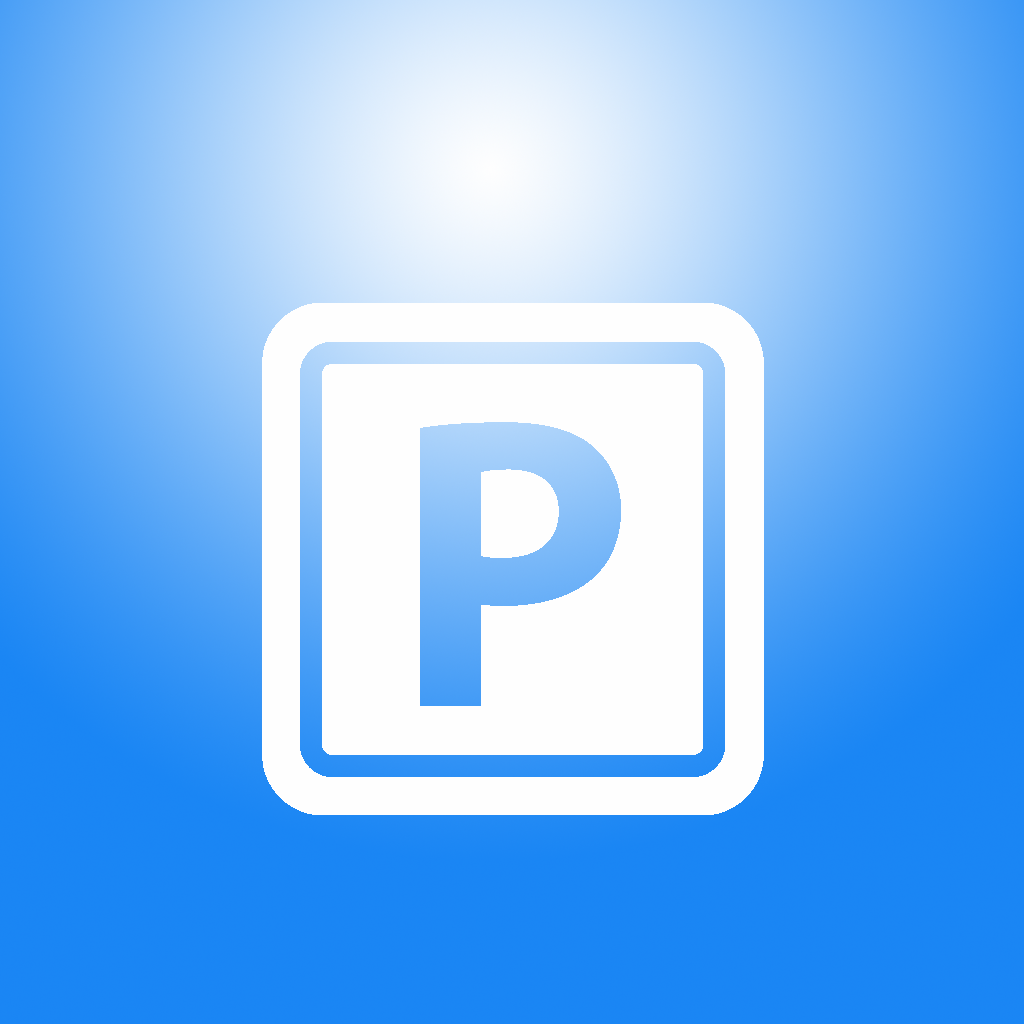
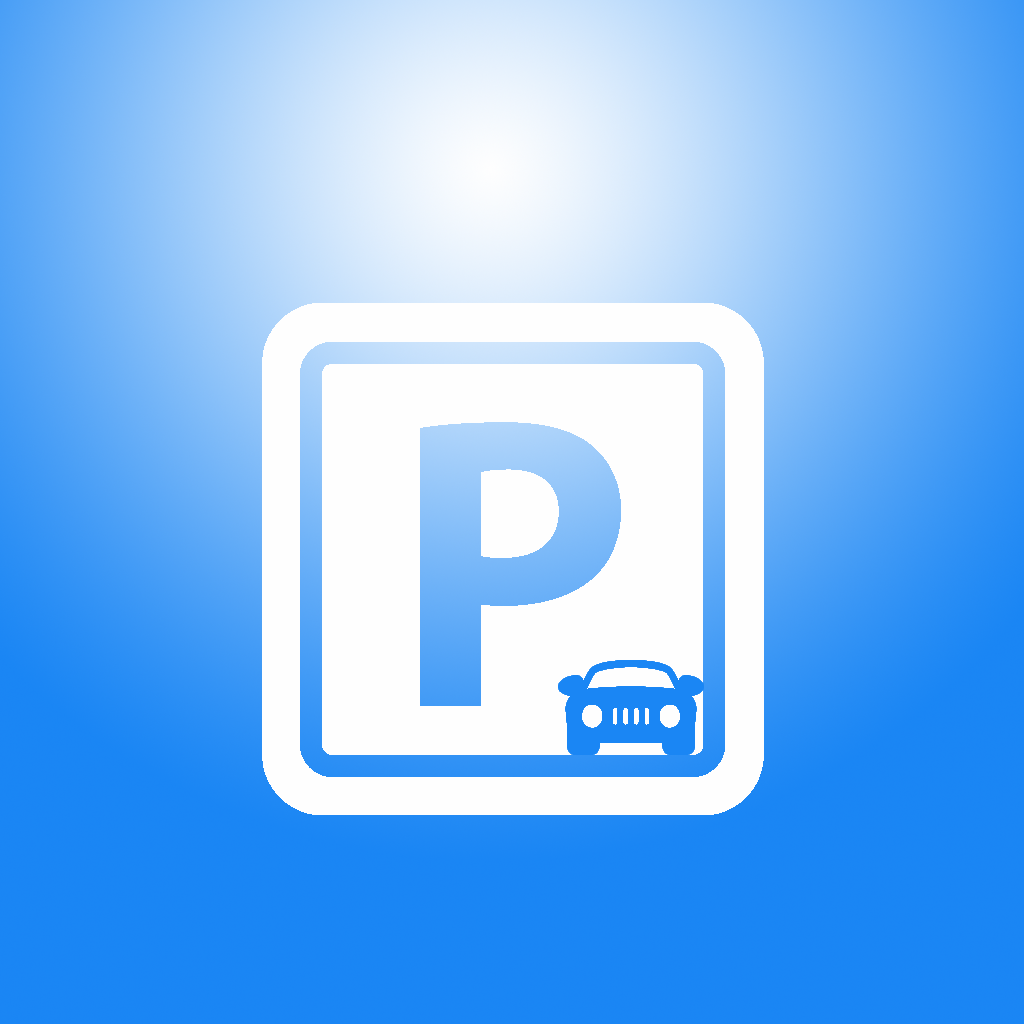
Revision of a layered 1024×1024 image; what changed, layer by layer:
added layer "Capa 5" above "Capa 4" over [558, 660, 704, 755]
